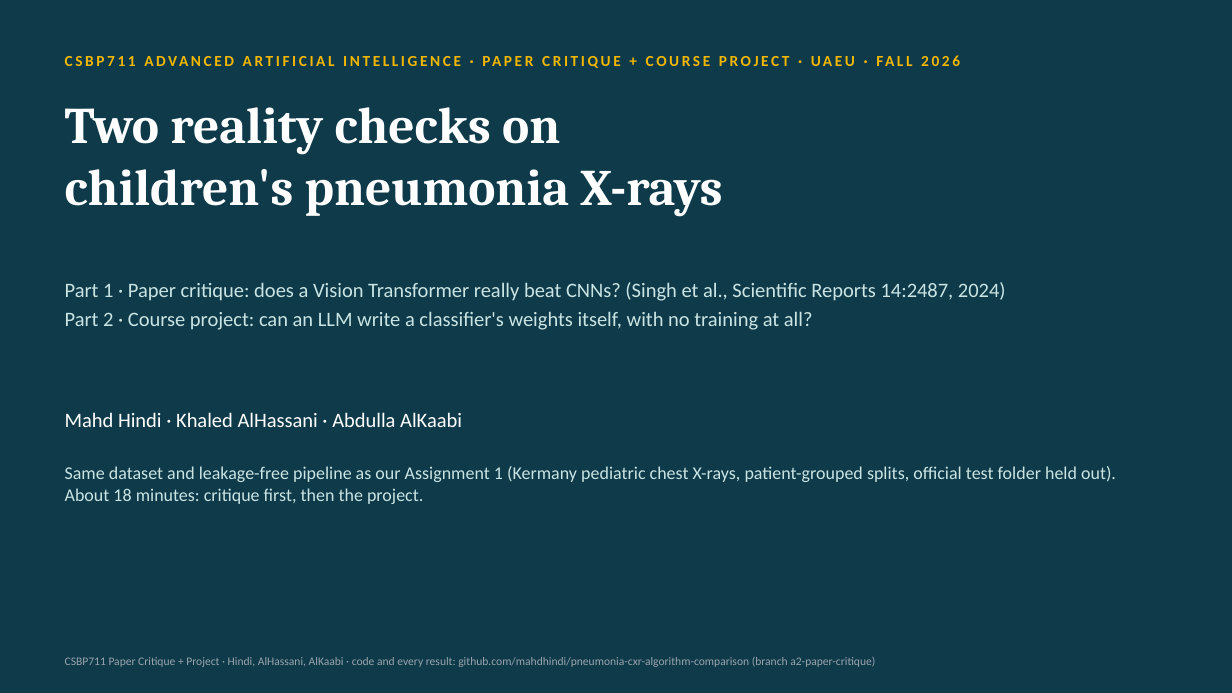
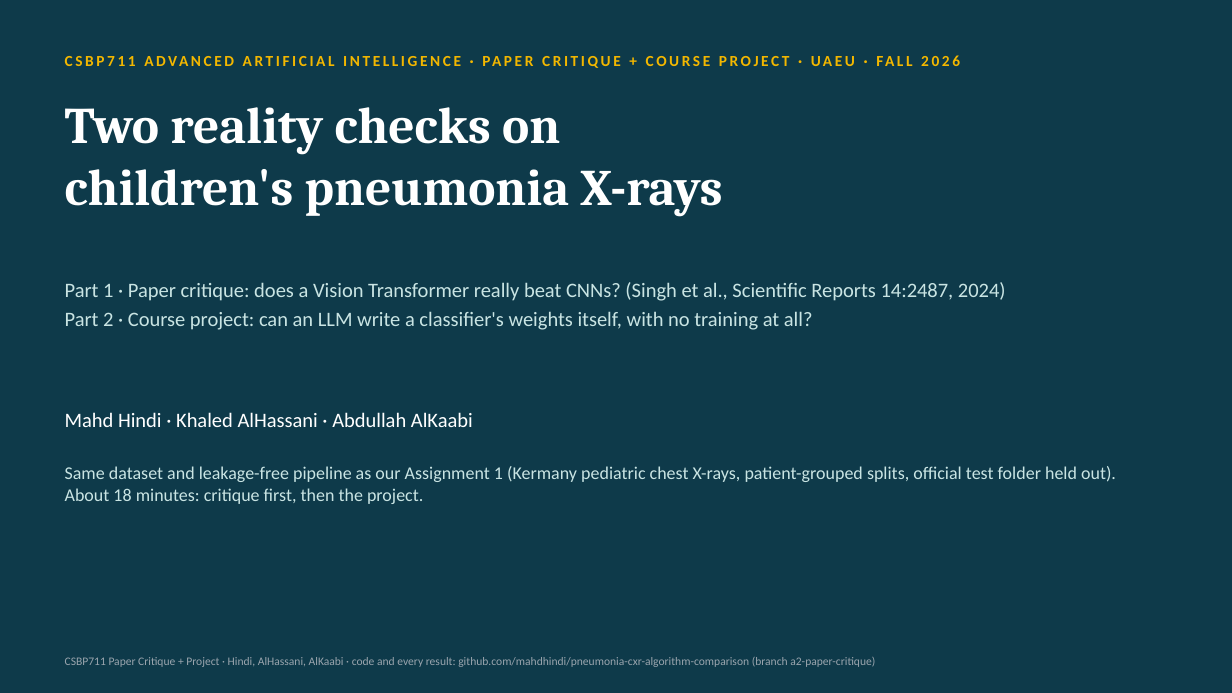
Before and after one commit to mahdhindi/pneumonia-cxr-algorithm-comparison, a slide deck: slide 1 of slides/CSBP711_Critique_Project_slides.pptx. Drawn at 1232x693 pixels with LibreOffice and Linux fonts; fonts in the diff are those of the drawing. Boxes give left, top, right and bottom in pixels: in the first picture for what was removed or moved away, otherwise in the second. Text is boxed around its words. In the diff, an @@ line names an element or a change of style, - is before the commit and + after.

```diff
--- a/slides/CSBP711_Critique_Project_slides.pptx
+++ b/slides/CSBP711_Critique_Project_slides.pptx
@@ text at bbox=[65, 412, 473, 427]: text changed @@
-Mahd Hindi · Khaled AlHassani · Abdulla AlKaabi
+Mahd Hindi · Khaled AlHassani · Abdullah AlKaabi
```
Also in this commit, not shown: 6 other files.
